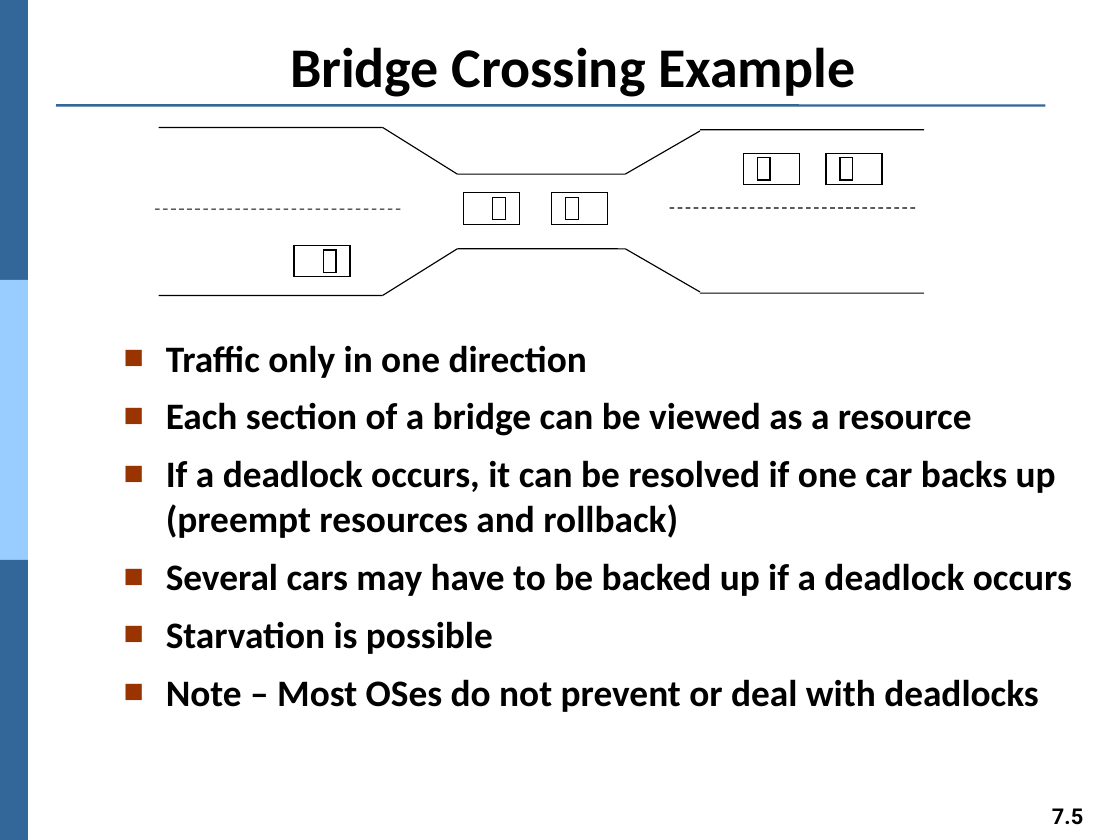
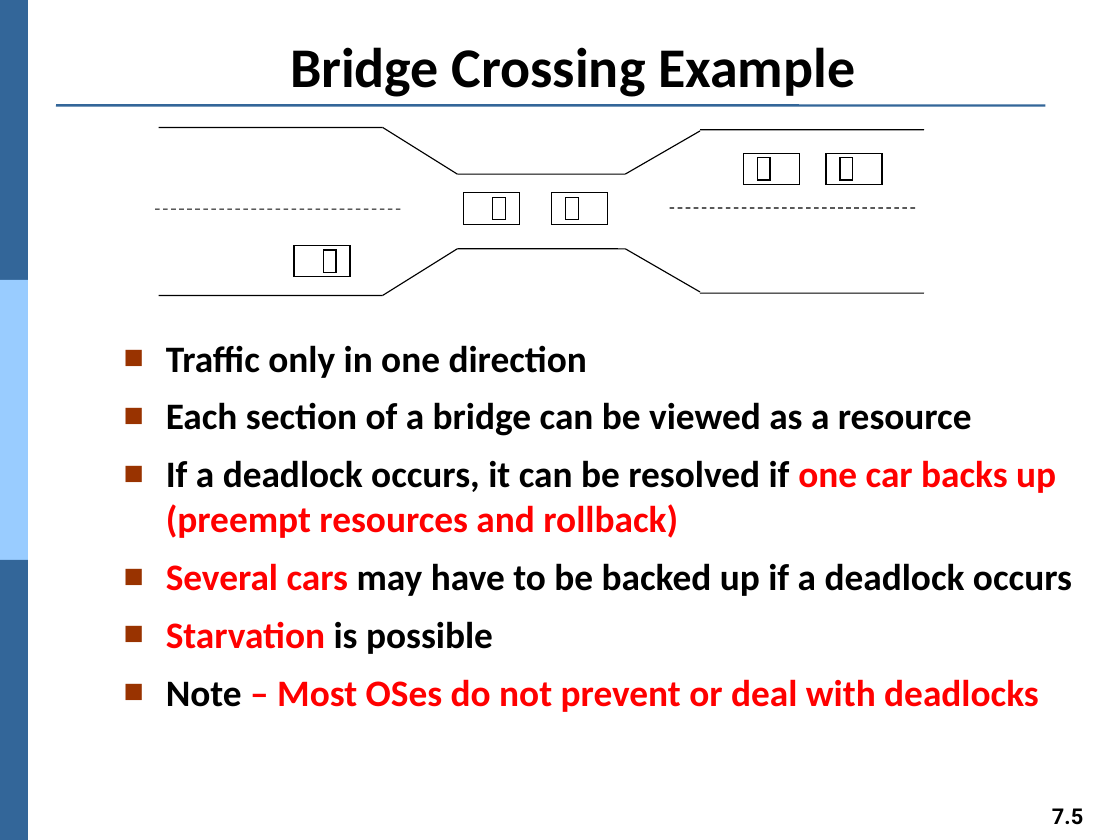
Before and after one commit to Yang09701194/OS_Learning, a slide deck: slide 5 of ch07.pptx. Drawn at 1120x840 pixels with LibreOffice and Linux fonts; fonts in the diff are those of the drawing. Boxes give left, top, right and bottom in pixels: in the first picture for what was removed or moved away, otherwise in the second. Text is boxed around its words. In the diff, an @@ line names an element or a change of style, - is before the commit and + after.

```diff
--- a/ch07.pptx
+++ b/ch07.pptx
@@ text at [166,460,1072,712]: text colour #000000 to #FF0000 in "one car backs up (preempt resources and ...", "Several cars", "Starvation", "– Most OSes do not prevent or ..." @@
```
Also in this commit, not shown: 12 other slides changed, 2 slides added.
